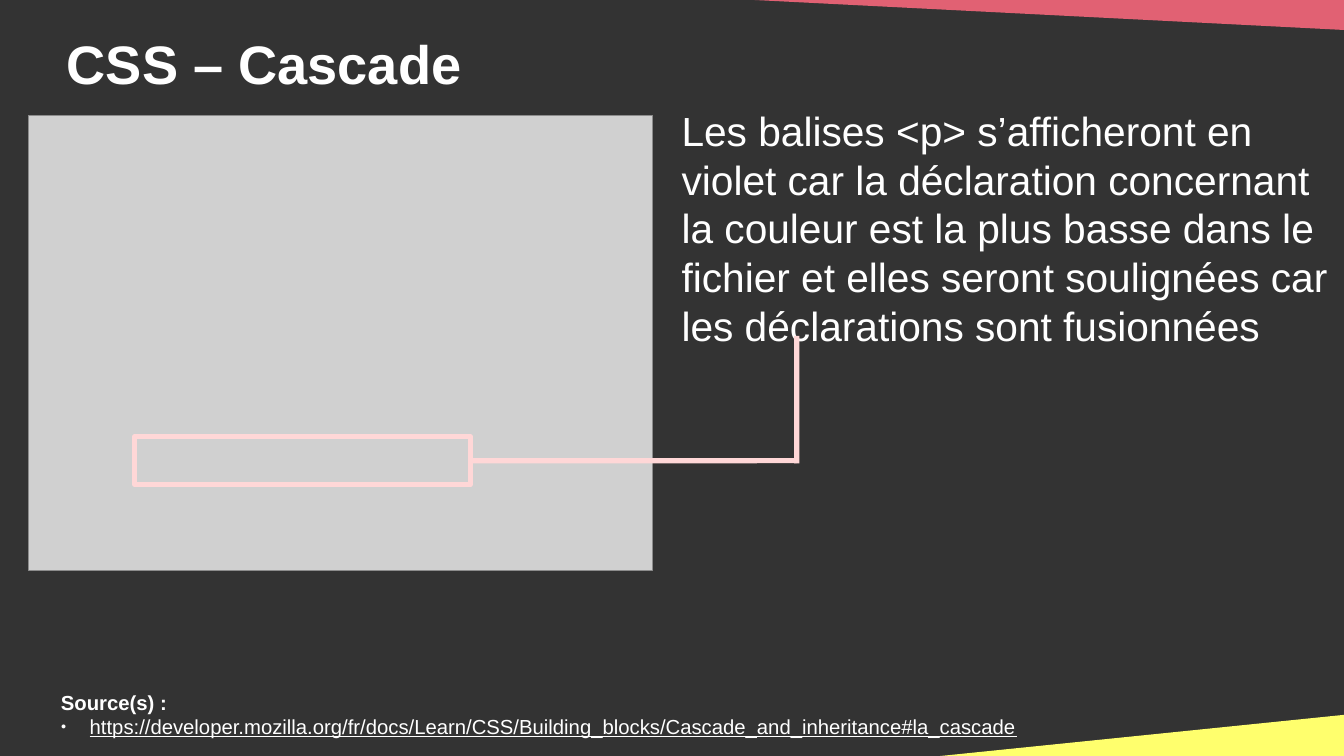
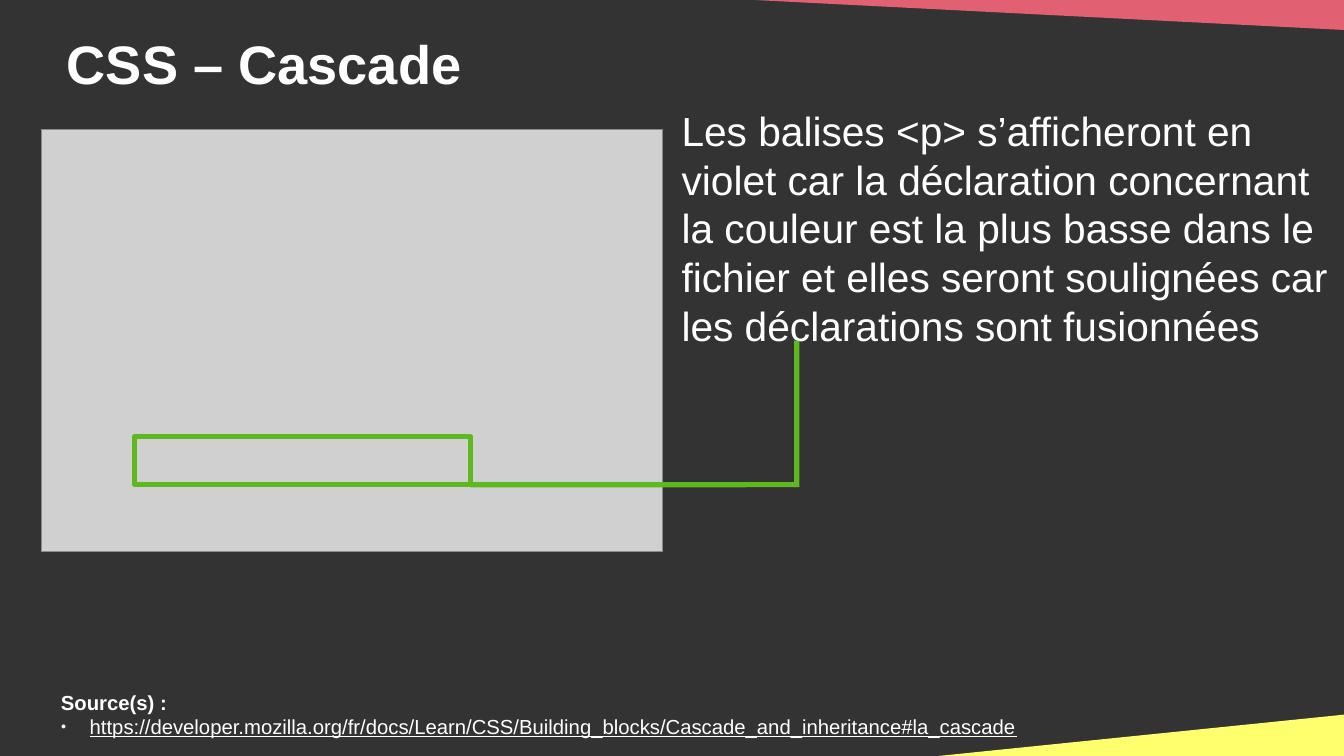
Before and after one commit to DanYellow/cours, a slide deck: slide 76 of integration-web-s1/travaux-pratiques/numero-3/presentation.odp (slide 75 before the commit). Drawn at 1344x756 pixels with LibreOffice and Linux fonts; fonts in the diff are those of the drawing; grey boxes stand for pictures. Boxes give left, top, right and bottom in pixels: in the first picture for what was removed or moved away, otherwise in the second. Text is boxed around its words. In the diff, an @@ line names an element or a change of style, - is before the commit and + after.

```diff
--- a/integration-web-s1/travaux-pratiques/numero-3/presentation.odp
+++ b/integration-web-s1/travaux-pratiques/numero-3/presentation.odp
@@ picture: place and size @@
-picture at <box>28,115,652,571</box>
+picture at <box>41,129,662,551</box>
@@ line moved from (798, 463) - (798, 337) to (798, 488) - (798, 340) @@
@@ line (798, 488) - (798, 340): stroke #FFD7D7 3 pt to #5EB91E 3 pt @@
@@ rectangle at <box>135,437,471,484</box>: outline #FFD7D7 3 pt to #5EB91E 3 pt @@
@@ line moved from (798, 461) - (471, 461) to (798, 485) - (471, 485) @@
@@ line (798, 485) - (471, 485): stroke #FFD7D7 3 pt to #5EB91E 3 pt @@
```
Also in this commit, not shown: 15 other slides changed, 1 slide added, 1 other file.
